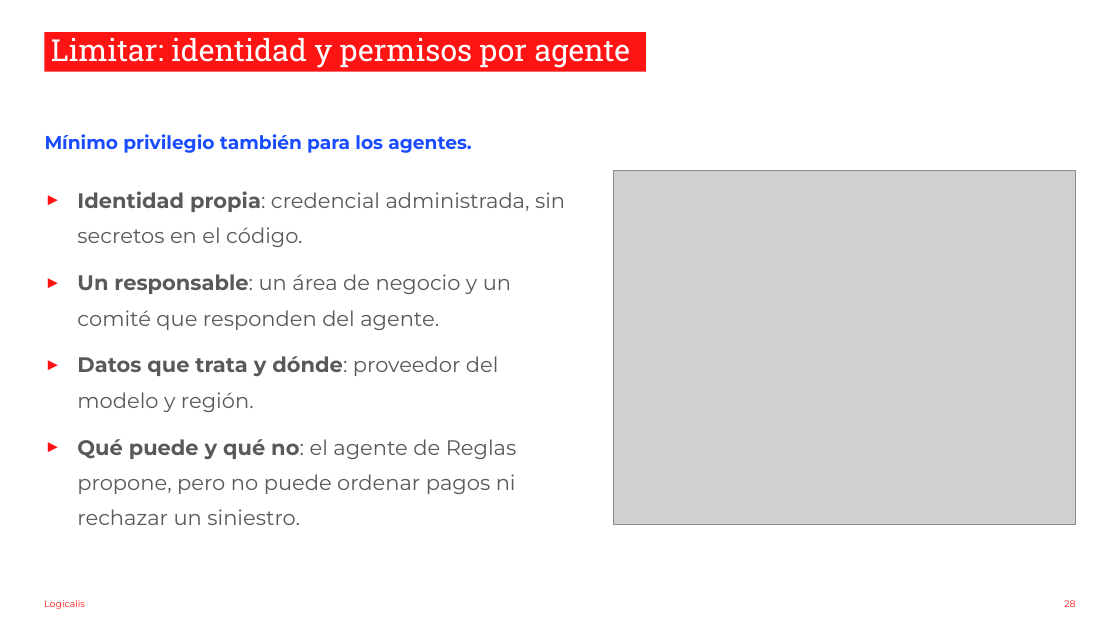
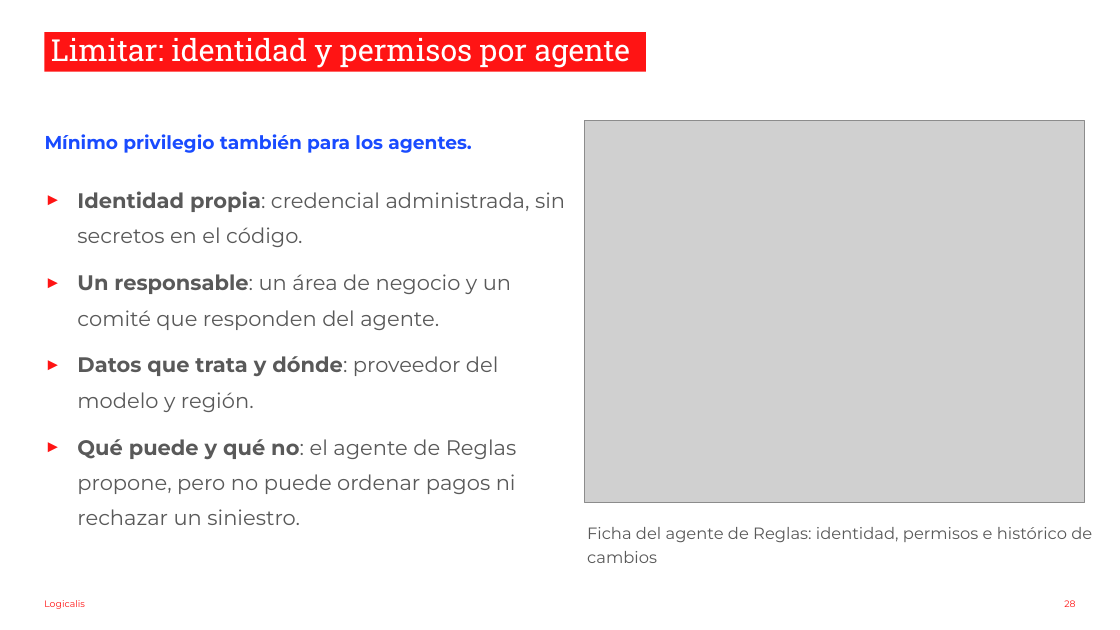
Before and after one commit to nachoenjuto/fnol-triage-v2, a slide deck: slide 28 of _docs/slides-observabilidad.pptx. Drawn at 1120x630 pixels with LibreOffice and Linux fonts; fonts in the diff are those of the drawing; grey boxes stand for pictures; background and template pictures are left out. Boxes give left, top, right and bottom in pixels: in the first picture for what was removed or moved away, otherwise in the second. Text is boxed around its words. In the diff, an @@ line names an element or a change of style, - is before the commit and + after.

```diff
--- a/_docs/slides-observabilidad.pptx
+++ b/_docs/slides-observabilidad.pptx
@@ picture: place and size @@
-picture at (613,171,1075,525)
+picture at (585,120,1085,502)
@@ text added at (587,527,1092,563), 14 pt, text #595959 @@
+Ficha del agente de Reglas: identidad, permisos e histórico de cambios
```
Also in this commit, not shown: 18 other slides changed, 20 slides added, 20 slides removed, 3 other files.
